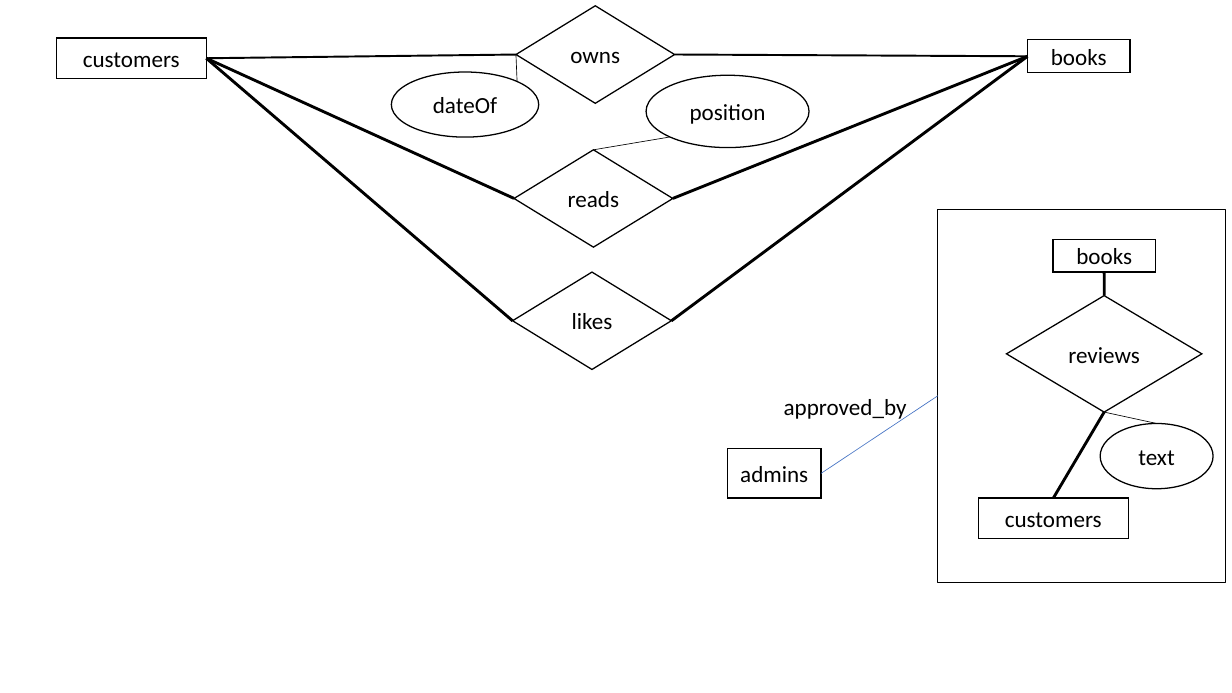
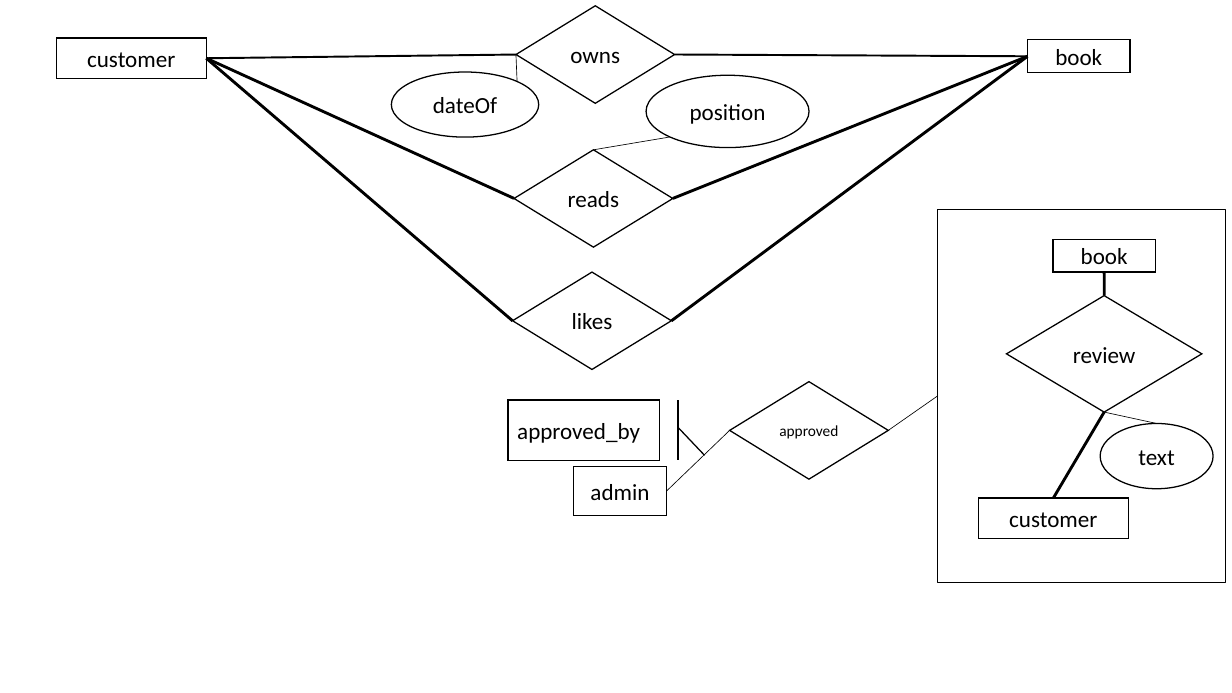
Before and after one commit to TegraMorgan/UnknownWorldsLibrary, a slide deck: slide 2 of Documentation/ERDdiagram.ppt. Drawn at 1232x693 pixels with LibreOffice and Linux fonts; fonts in the diff are those of the drawing. Boxes give left, top, right and bottom in pixels: in the first picture for what was removed or moved away, otherwise in the second. Text is boxed around its words. In the diff, an @@ line names an element or a change of style, - is before the commit and + after.

Commit message:
updated ERD

```diff
--- a/Documentation/ERDdiagram.ppt
+++ b/Documentation/ERDdiagram.ppt
@@ text in rectangle at [87, 52, 175, 67]: text changed @@
-customers
+customer
@@ text in rectangle at [1055, 49, 1102, 65]: text changed @@
-books
+book
@@ text in rectangle at [1081, 248, 1128, 264]: text changed @@
-books
+book
@@ text in diamond at [1073, 347, 1136, 363]: text changed @@
-reviews
+review
@@ diamond "approved": place and size @@
-diamond "approved" at [784, 399, 907, 422]
+diamond "approved" at [730, 381, 888, 479]
@@ diamond "approved" at [730, 381, 888, 479]: vertical alignment top to middle; fill none to #FFFFFF; outline none to #000000 0.99 pt @@
@@ freeform shape added at [508, 400, 659, 460], fill #FFFFFF, outline #000000 0.99 pt, 18 pt, text #000000 @@
+approved_by
@@ line removed from (821, 473) to (937, 395) @@
@@ line added from (888, 430) to (937, 395), #000000 0.51 pt @@
@@ line added from (667, 490) to (730, 430), #000000 0.51 pt @@
@@ rectangle removed at [728, 449, 821, 498] @@
-admins
@@ text in diamond at [779, 425, 838, 439]: text changed; size 18 to 12 pt @@
-approved_by
+approved
@@ rectangle added at [573, 466, 666, 515], fill #FFFFFF, outline #000000 0.99 pt, 18 pt, text #000000 @@
+admin
@@ text in rectangle at [1009, 512, 1097, 527]: text changed @@
-customers
+customer
```
Also in this commit, not shown: 1 other slide changed.
